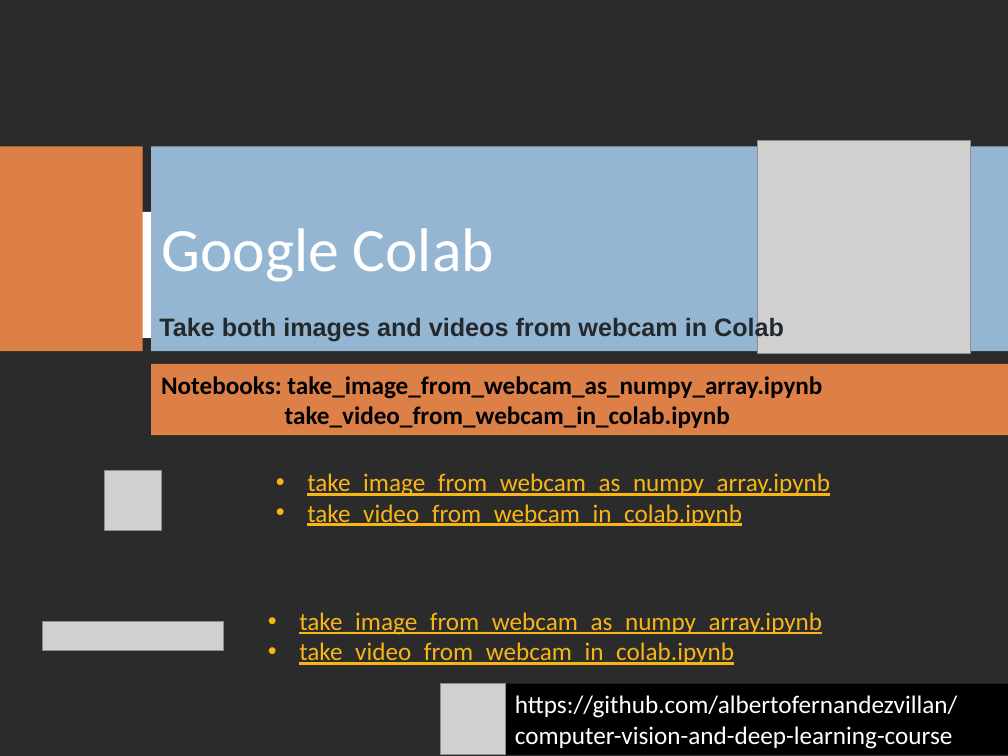
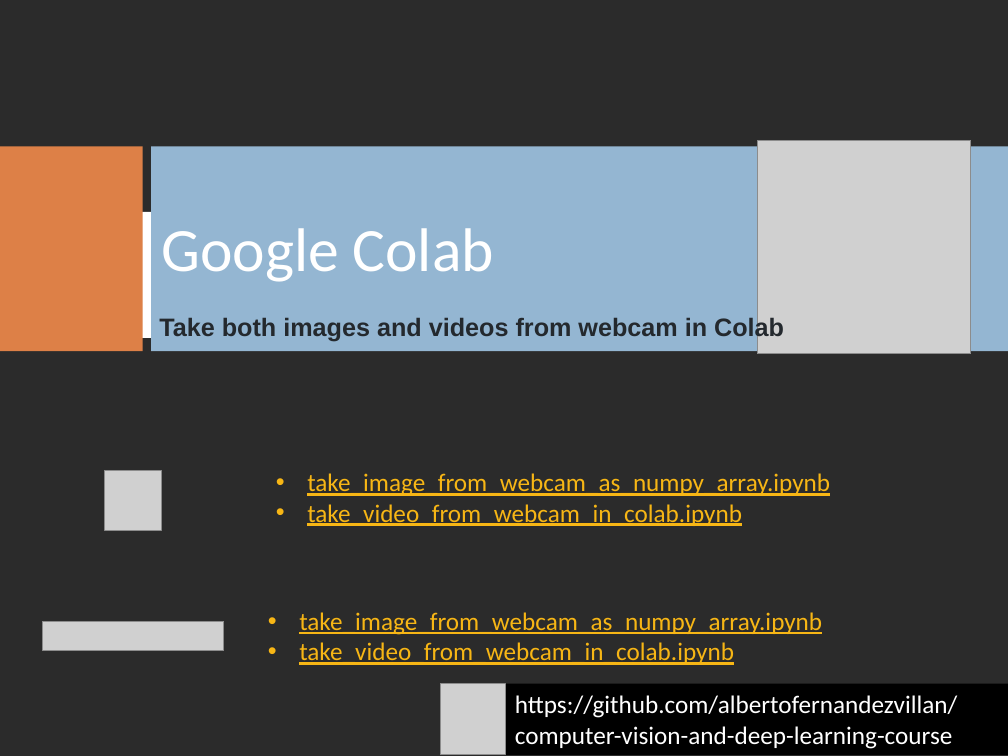
Before and after one commit to albertofernandezvillan/computer-vision-and-deep-learning-course, a slide deck: slide 2 of presentations/Take_image_and_vide_in_colab.pptx. Drawn at 1008x756 pixels with LibreOffice and Linux fonts; fonts in the diff are those of the drawing; grey boxes stand for pictures; background and template pictures are left out; a plain dark background stands for a picture behind light text. Boxes give left, top, right and bottom in pixels: in the first picture for what was removed or moved away, otherwise in the second. Text is boxed around its words. In the diff, an @@ line names an element or a change of style, - is before the commit and + after.

```diff
--- a/presentations/Take_image_and_vide_in_colab.pptx
+++ b/presentations/Take_image_and_vide_in_colab.pptx
@@ rectangle removed at bbox=[151, 364, 1008, 435] @@
-Notebooks: take_image_from_webcam_as_numpy_array.ipynb
-take_video_from_webcam_in_colab.ipynb
```
